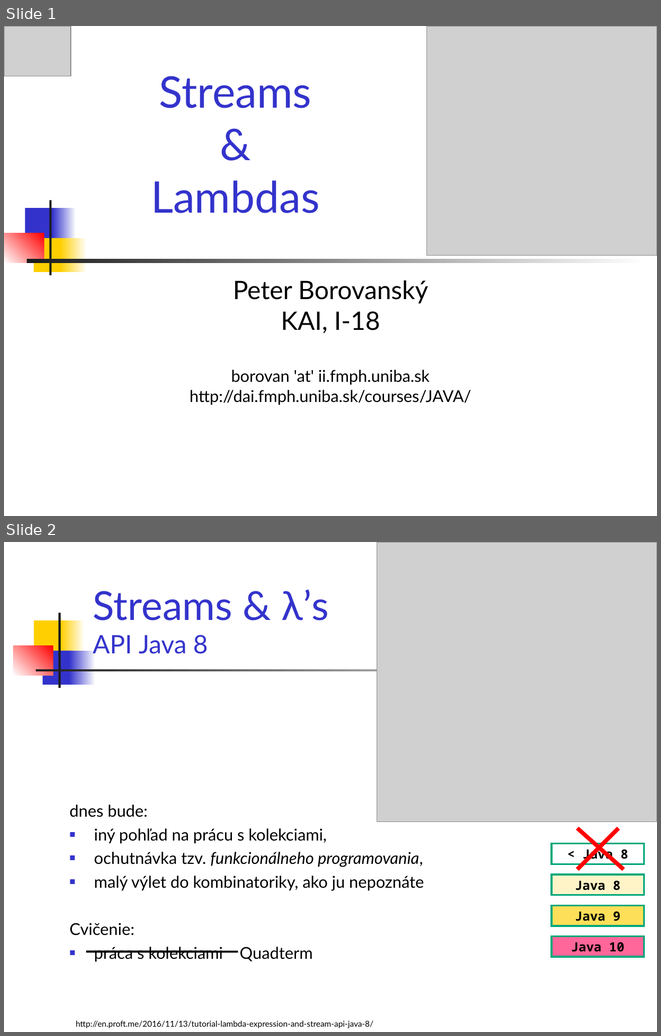
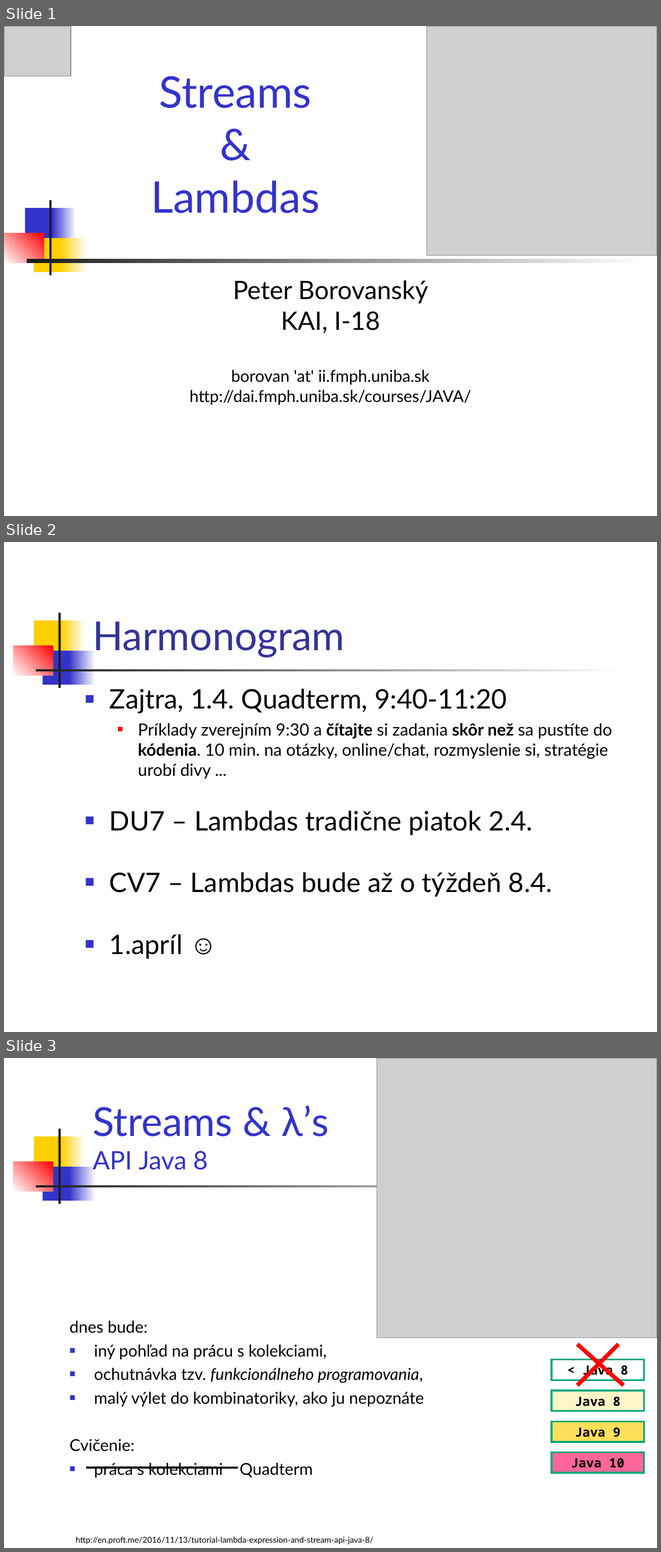
Before and after one commit to Programovanie4/Prednasky, a slide deck: 07/07_java.ppt. Shown one above the other, each under a label of ours: slides 1 and 2 before the commit, slides 1, 2 and 3 after it. The pictures are 661x1036 and 661x1552 pixels, drawn with LibreOffice and Linux fonts; fonts in the diff are those of the drawing; grey boxes stand for pictures. Boxes give left, top, right and bottom in pixels: in the first picture for what was removed or moved away, otherwise in the second. Text is boxed around its words. In the diff, an @@ line names an element or a change of style, - is before the commit and + after.

```diff
--- a/07/07_java.ppt
+++ b/07/07_java.ppt
@@ slide 2 added at (4,542,657,1032), background #FFFFFF; not listed: 7 template elements that a slide beside it also shows @@
@@ title added at (93,622,345,657), 44 pt, text #333399 @@
+Harmonogram
@@ text added at (109,688,612,959), 18.5 pt, text #000000 @@
+■ Zajtra, 1.4. Quadterm, 9:40-11:20
+  ■ Príklady zverejním 9:30 a čítajte si zadania skôr než sa pustíte do kódenia. 10 min. na otázky, online/chat, rozmyslenie si, stratégie urobí divy ...
+■ DU7 – Lambdas tradične piatok 2.4.
+■ CV7 – Lambdas bude až o týždeň 8.4.
+■ 1.apríl ☺
@@ what was slide 2 is now slide 3 @@
```
Also in this commit, not shown: 4 slides changed, 1 other file.
